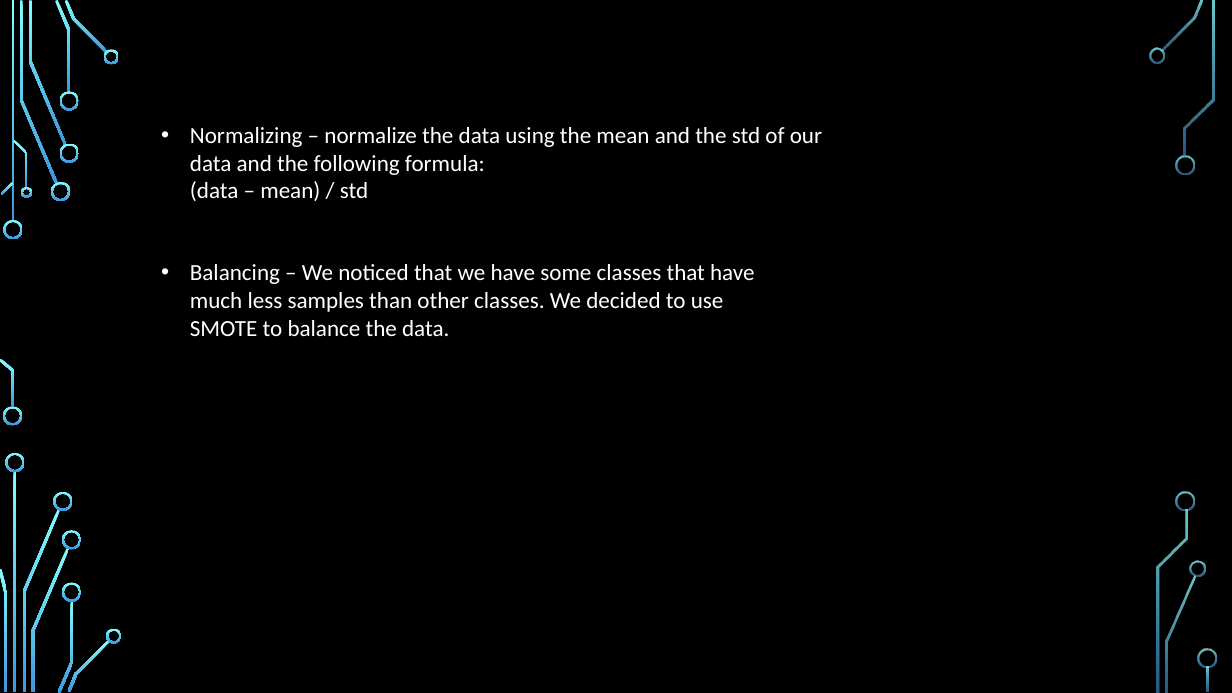
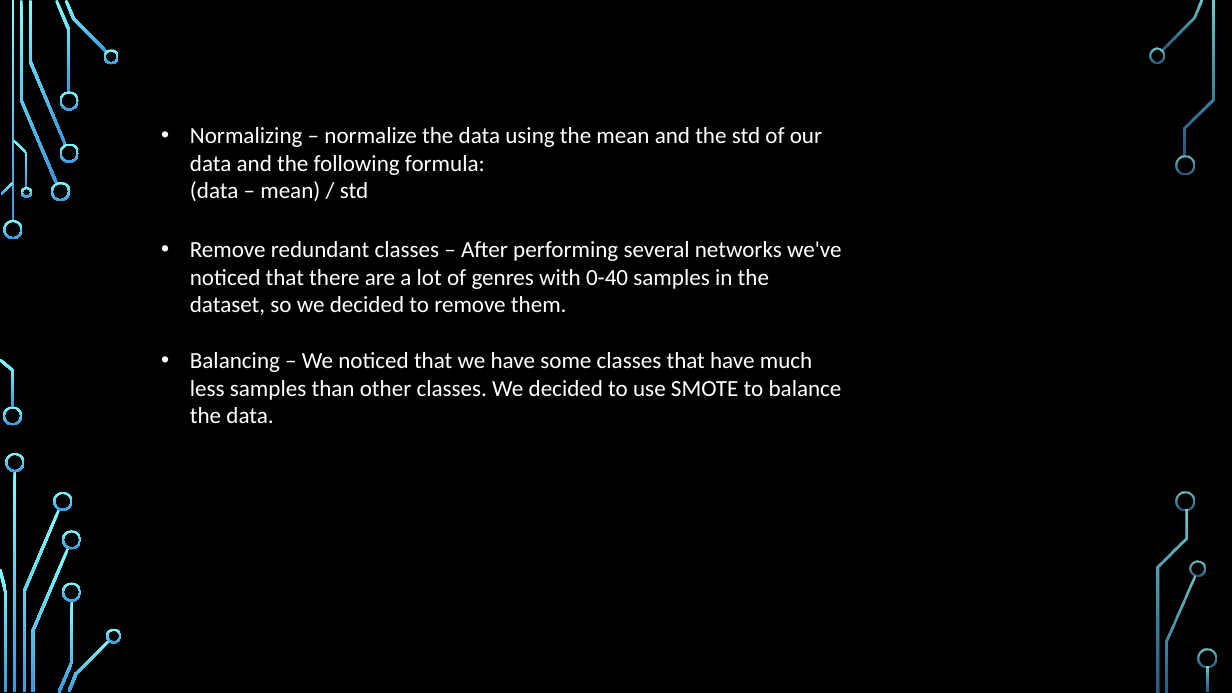
Before and after one commit to netanellevine/Songs_Genres_Classification, a slide deck: slide 5 of Deep learning presentation.pptx. Drawn at 1232x693 pixels with LibreOffice and Linux fonts; fonts in the diff are those of the drawing; background and template pictures are left out. Boxes give left, top, right and bottom in pixels: in the first picture for what was removed or moved away, otherwise in the second. Text is boxed around its words. In the diff, an @@ line names an element or a change of style, - is before the commit and + after.

```diff
--- a/Deep learning presentation.pptx
+++ b/Deep learning presentation.pptx
@@ text "Remove redundant classes – After ...": place and size @@
-text "Remove redundant classes – After ..." at box(190, 264, 755, 336)
+text "Remove redundant classes – After ..." at box(190, 241, 842, 423)
@@ text at box(190, 241, 842, 315): paragraph added @@
+• Remove redundant classes – After performing several networks we've noticed that there are a lot of genres with 0-40 samples in the dataset, so we decided to remove them.
```
Also in this commit, not shown: 1 other slide changed.
